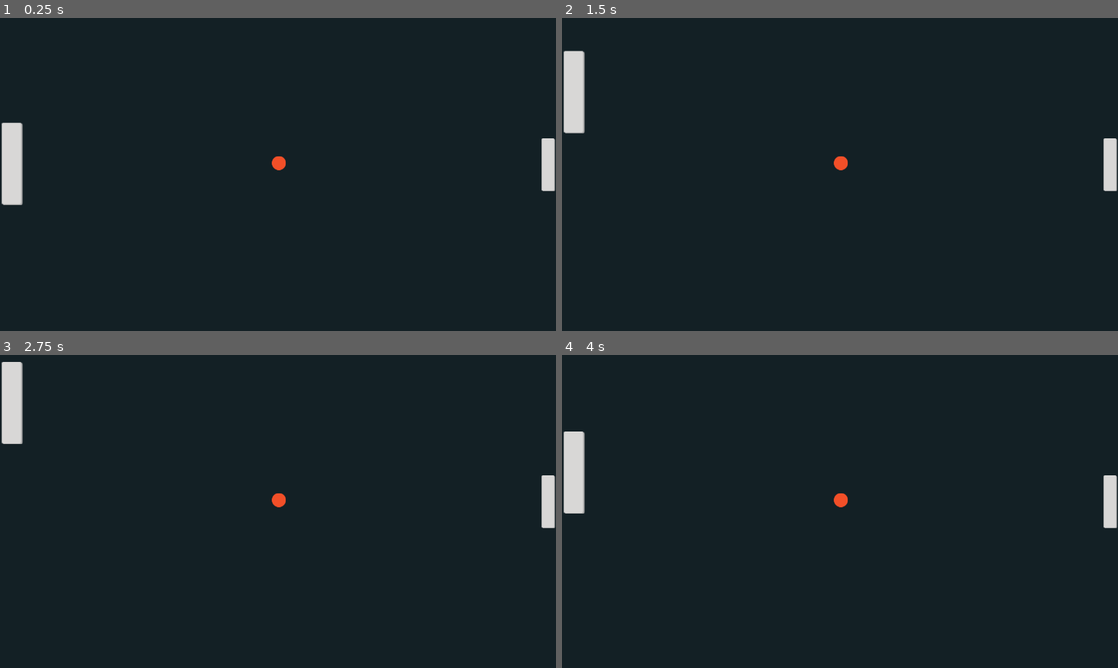
Above: before the commit, frames 1-4 (two rows, left to right).
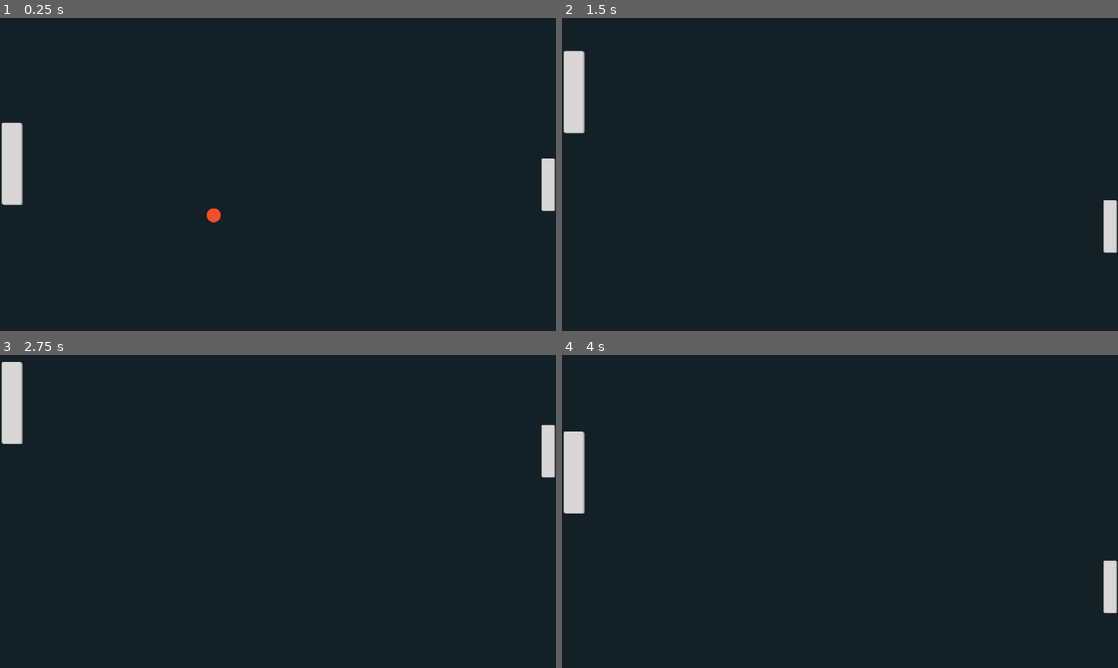
Above: after the commit, the same moments.

Repository: amitkalay/godot-tutorial
Game: Godot game, scene res://Level/Level.tscn
Two runs of this game, one before a commit and one after it. Both use one fixed random seed, a clock stepped at 60 frames per second and the inputs below.
Inputs:
- Up to frame 1 (0.25 s): no input
- Up to frame 2 (1.5 s): hold Up (ui_up) 0.53-1.28 s; hold Down (ui_down) from 1.28 s (still down)
- Up to frame 3 (2.75 s): release Down (ui_down) at 2.03 s; hold Up (ui_up) from 2.03 s (still down)
- Up to frame 4 (4 s): release Up (ui_up) at 3.53 s; hold Down (ui_down) from 3.53 s (still down)

The runs differ from the first frame. In frame 1, 0.5% of the frame differs, in the area x 37-100%, y 38-66%; in frame 2, 0.9%; in frame 3, 0.9%; in frame 4, 0.9%, in the area x 48-100%, y 38-83%.

Commit message:
pong game without resetting the ball and score done

Diff:
--- /dev/null
+++ b/Pong_Game/Ball/Ball.gd
@@ -0,0 +1,14 @@
+extends KinematicBody2D
+
+var speed = 600
+var velocity = Vector2.ZERO
+
+func _ready():
+	randomize()
+	velocity.x = [-1, 1][randi() % 2]
+	velocity.y = [-0.8, 0.8][randi() % 2]
+
+func _physics_process(delta):
+	var collision_object = move_and_collide(velocity * speed * delta)
+	if collision_object:
+		velocity = velocity.bounce(collision_object.normal)
--- a/Pong_Game/Level/Level.tscn
+++ b/Pong_Game/Level/Level.tscn
@@ -1,8 +1,9 @@
-[gd_scene load_steps=5 format=2]
+[gd_scene load_steps=6 format=2]
 
 [ext_resource path="res://Player.tscn" type="PackedScene" id=1]
 [ext_resource path="res://Opponent/Opponent.tscn" type="PackedScene" id=2]
 [ext_resource path="res://Ball/Ball.tscn" type="PackedScene" id=3]
+[ext_resource path="res://Ball/Ball.gd" type="Script" id=4]
 
 [sub_resource type="RectangleShape2D" id=1]
 extents = Vector2( 1758.63, 22.6613 )
@@ -38,3 +39,4 @@
 
 [node name="Ball" parent="." instance=ExtResource( 3 )]
 position = Vector2( 642.058, 333.71 )
+script = ExtResource( 4 )
--- /dev/null
+++ b/Pong_Game/Opponent/Opponent.gd
@@ -0,0 +1,16 @@
+extends KinematicBody2D
+
+var speed = 250
+var ball
+
+func _ready():
+	ball = get_parent().find_node("Ball")
+
+func _physics_process(delta):
+	move_and_slide(Vector2(0, get_opponent_direction()) * speed)
+
+func get_opponent_direction():
+	if abs(ball.position.y - position.y) > 25:
+		if ball.position.y > position.y: return 1
+		else: return -1
+	else: return 0
--- a/Pong_Game/Opponent/Opponent.tscn
+++ b/Pong_Game/Opponent/Opponent.tscn
@@ -1,11 +1,13 @@
-[gd_scene load_steps=3 format=2]
+[gd_scene load_steps=4 format=2]
 
 [ext_resource path="res://Assets/Paddle.png" type="Texture" id=1]
+[ext_resource path="res://Opponent/Opponent.gd" type="Script" id=2]
 
 [sub_resource type="RectangleShape2D" id=1]
 extents = Vector2( 13, 61 )
 
 [node name="Opponent" type="KinematicBody2D"]
+script = ExtResource( 2 )
 
 [node name="Sprite" type="Sprite" parent="."]
 texture = ExtResource( 1 )
